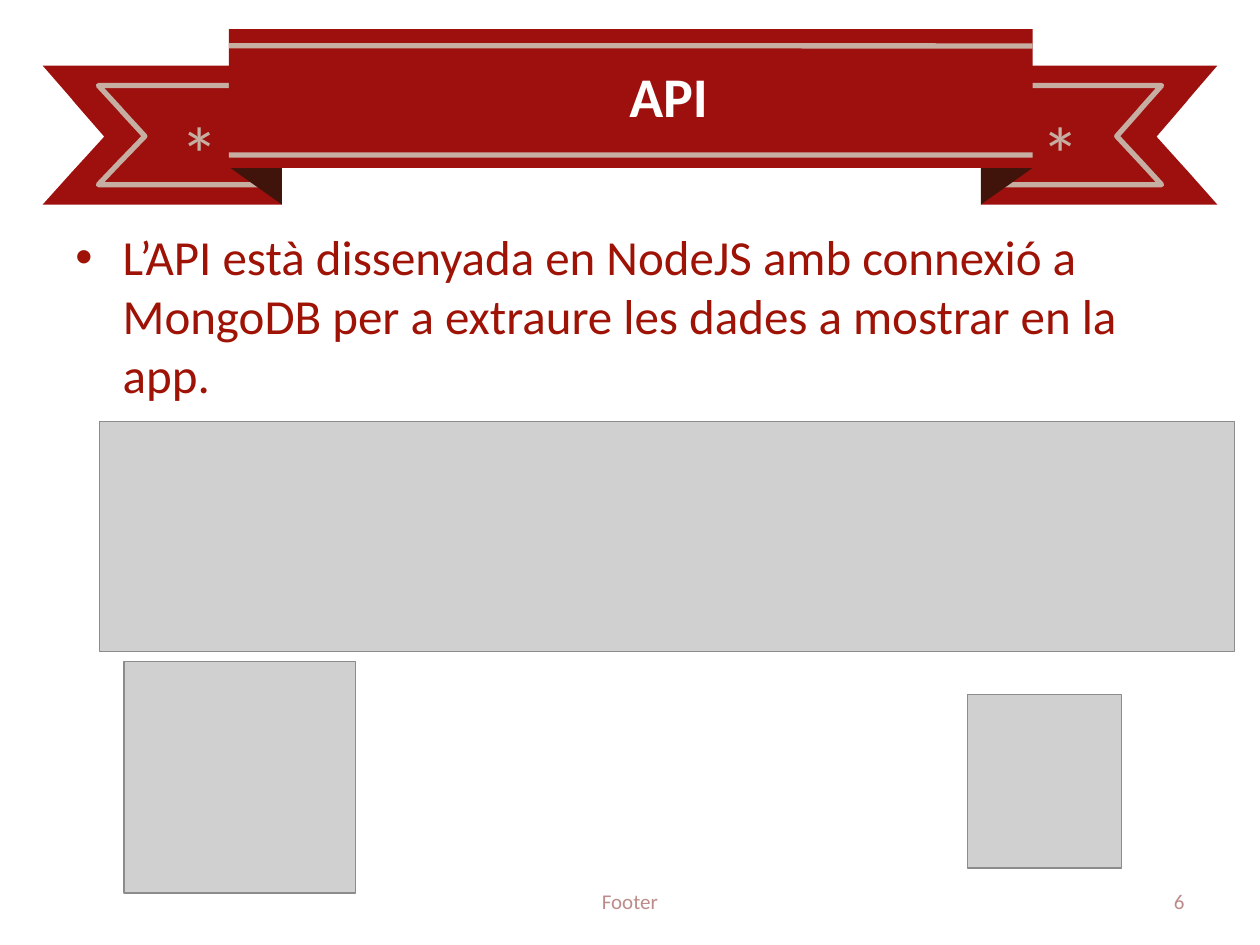
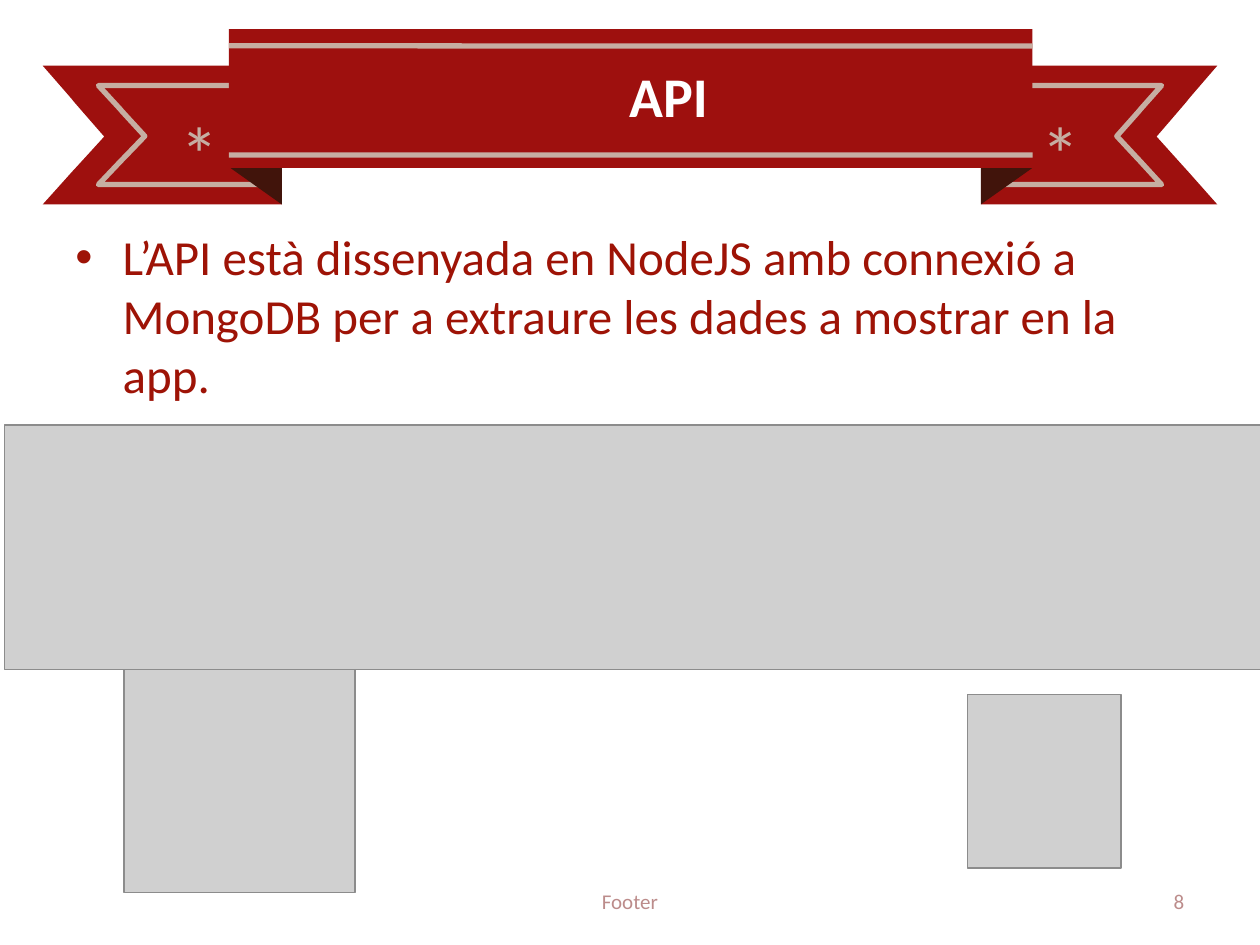
Before and after one commit to enrgmz15/TFG-EnriqueGomez, a slide deck: slide 8 of docs/PresentacioTFG.pptx (slide 6 before the commit). Drawn at 1260x945 pixels with LibreOffice and Linux fonts; fonts in the diff are those of the drawing; grey boxes stand for pictures; background and template pictures are left out. Boxes give left, top, right and bottom in pixels: in the first picture for what was removed or moved away, otherwise in the second. Text is boxed around its words. In the diff, an @@ line names an element or a change of style, - is before the commit and + after.

```diff
--- a/docs/PresentacioTFG.pptx
+++ b/docs/PresentacioTFG.pptx
@@ picture: place and size @@
-picture at (100,422,1235,653)
+picture at (5,425,1260,669)
@@ page number at (1174,895,1185,909): text changed @@
-6
+8
```
Also in this commit, not shown: 16 other slides changed, 3 slides added, 1 slide removed, 11 other files.
